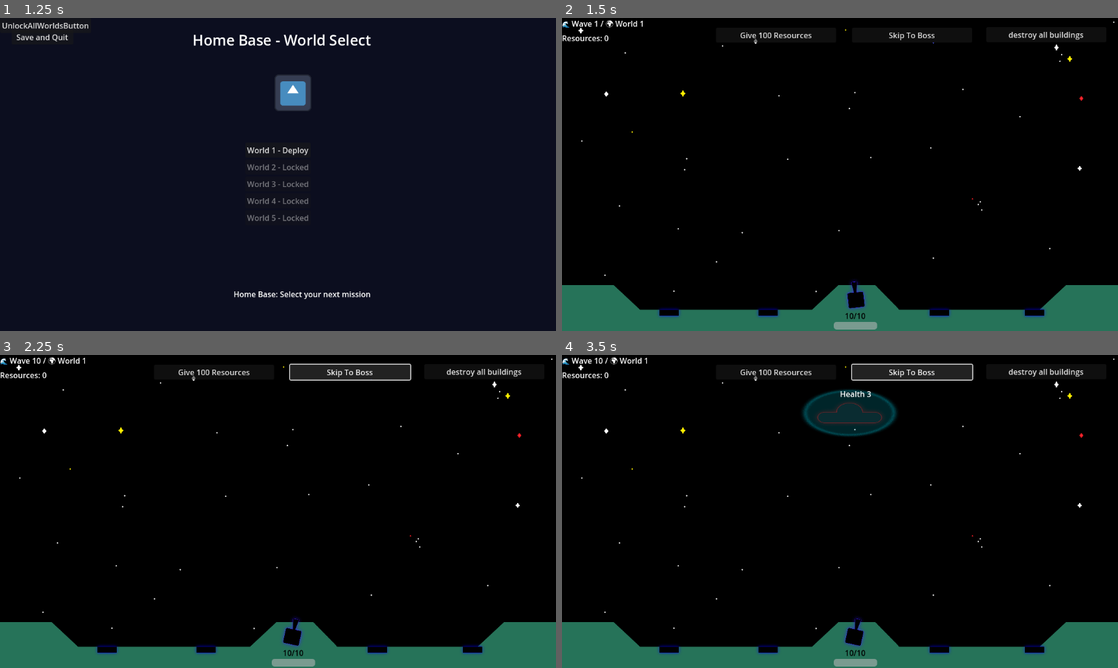
Above: before the commit, frames 1-4 (two rows, left to right).
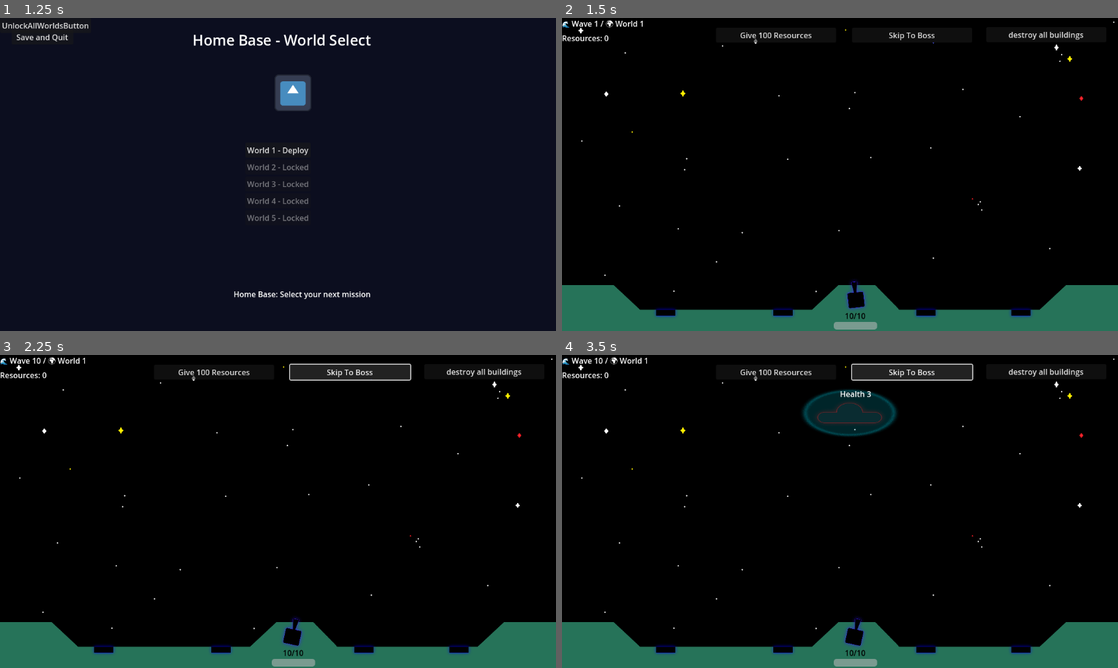
Above: after the commit, the same moments.

Repository: aceofknights/Missile-Game
Game: Godot game, scene res://Scene/MainMenu.tscn
Two runs of this game, one before a commit and one after it. Both use one fixed random seed, a clock stepped at 60 frames per second and the inputs below. The engine's default icon, where the game draws it, is replaced by a stand-in: a white triangle on a blue panel in a dark square.
Inputs:
- Up to frame 1 (1.25 s): click "New Game" at 0.5 s
- Up to frame 2 (1.5 s): click "World 1 - Deploy" at 1.25 s
- Up to frame 3 (2.25 s): click "Skip To Boss" at 2 s
- Up to frame 4 (3.5 s): click "Skip To Boss" at 2.75 s

Frame 1 is identical in both runs. In frame 2, 0.5% of the frame differs, in the area x 16-87%, y 92-96%; in frame 3, 0.5%; in frame 4, 0.5%.

Commit message:
Update Main.tscn

Diff:
--- a/Scene/Main.tscn
+++ b/Scene/Main.tscn
@@ -92,21 +92,21 @@
 text = "ResourceLabel"
 
 [node name="Building" parent="." instance=ExtResource("6_ldoyd")]
-position = Vector2(222, 610)
+position = Vector2(215, 610)
 
 [node name="Building2" parent="." instance=ExtResource("6_ldoyd")]
-position = Vector2(427, 610)
+position = Vector2(458, 610)
 
 [node name="Building3" parent="." instance=ExtResource("6_ldoyd")]
-position = Vector2(782, 610)
+position = Vector2(754, 610)
 
 [node name="Building4" parent="." instance=ExtResource("6_ldoyd")]
-position = Vector2(979, 610)
+position = Vector2(951, 610)
 
 [node name="Building5" parent="." instance=ExtResource("6_ldoyd")]
-position = Vector2(884, 610)
+position = Vector2(856, 610)
 
 [node name="Building6" parent="." instance=ExtResource("6_ldoyd")]
-position = Vector2(324.67, 610)
+position = Vector2(332.67, 610)
 
 [node name="PauseMenu" parent="." instance=ExtResource("5_u4f7x")]
